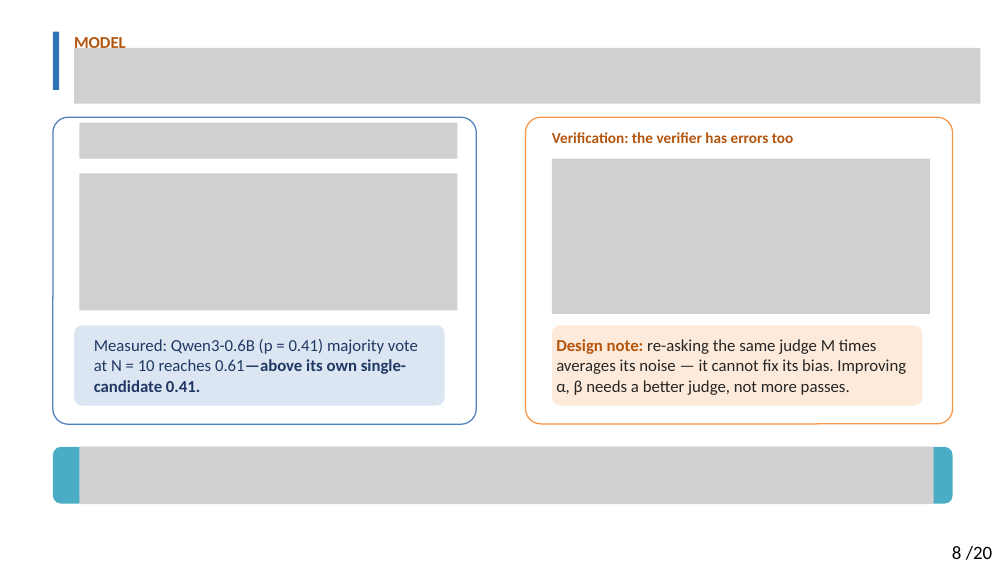
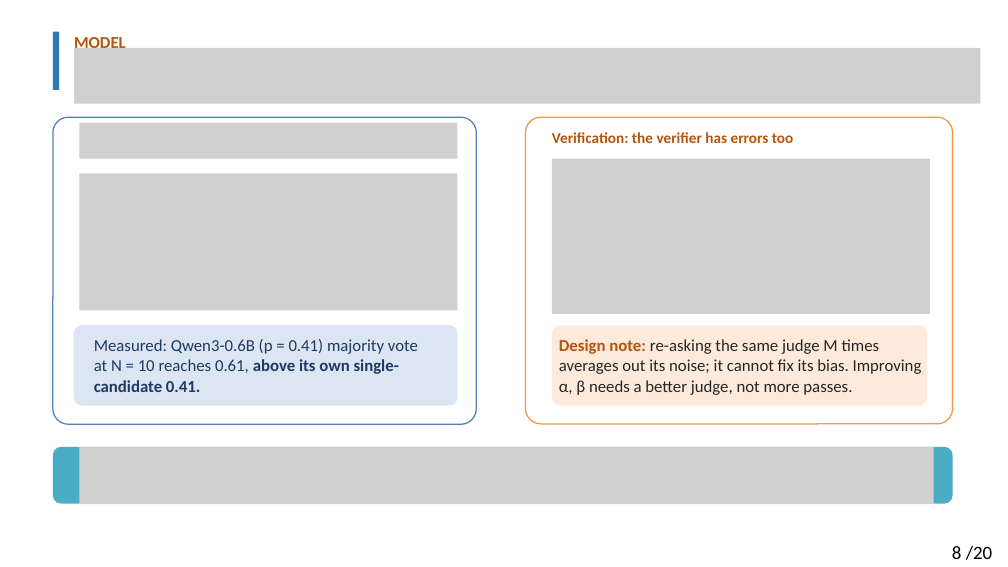
Before and after one commit to Solitus0726/search-vs-verify-course, a slide deck: slide 8 of slides/lecture_slides.pptx. Drawn at 1008x567 pixels with LibreOffice and Linux fonts; fonts in the diff are those of the drawing; grey boxes stand for pictures. Boxes give left, top, right and bottom in pixels: in the first picture for what was removed or moved away, otherwise in the second. Text is boxed around its words. In the diff, an @@ line names an element or a change of style, - is before the commit and + after.

```diff
--- a/slides/lecture_slides.pptx
+++ b/slides/lecture_slides.pptx
@@ rounded rectangle: place and size @@
-rounded rectangle at bbox=[74, 325, 445, 405]
+rounded rectangle at bbox=[73, 325, 457, 405]
@@ rounded rectangle: place and size @@
-rounded rectangle at bbox=[552, 325, 923, 405]
+rounded rectangle at bbox=[552, 325, 927, 405]
@@ text at bbox=[94, 339, 418, 392]: text changed @@
-Measured: Qwen3-0.6B (p = 0.41) majority vote at N = 10 reaches 0.61—above its own single-candidate 0.41.
+Measured: Qwen3-0.6B (p = 0.41) majority vote at N = 10 reaches 0.61, above its own single-candidate 0.41.
@@ text at bbox=[559, 339, 922, 395]: text changed @@
-Design note: re-asking the same judge M times averages its noise — it cannot fix its bias. Improving α, β needs a better judge, not more passes.
+Design note: re-asking the same judge M times averages out its noise; it cannot fix its bias. Improving α, β needs a better judge, not more passes.
```
Also in this commit, not shown: 17 other slides changed, 1 other file.
